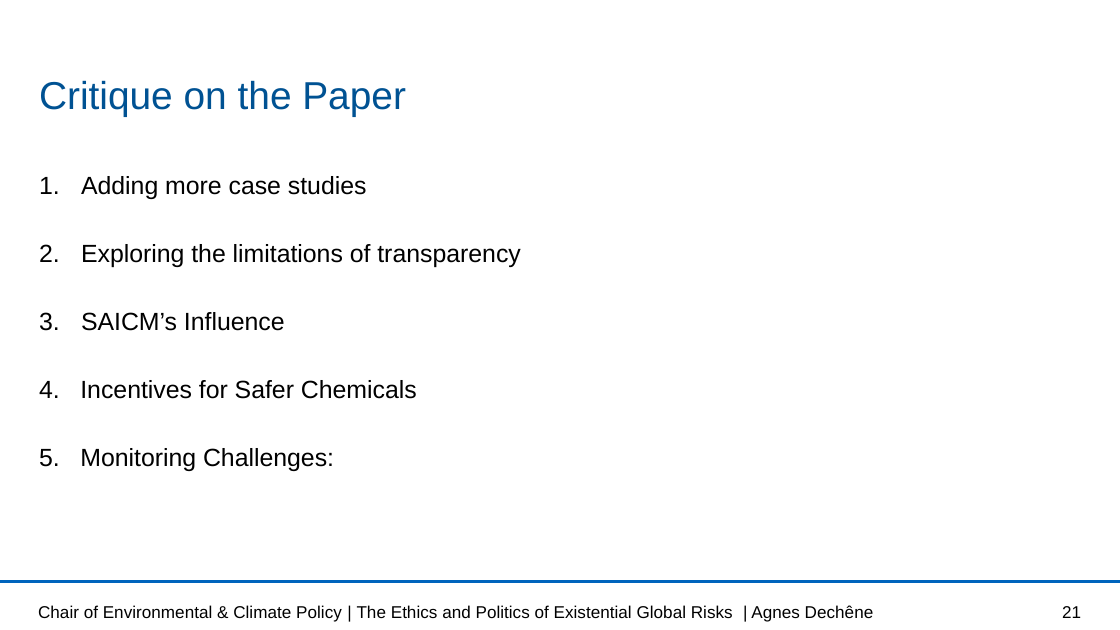
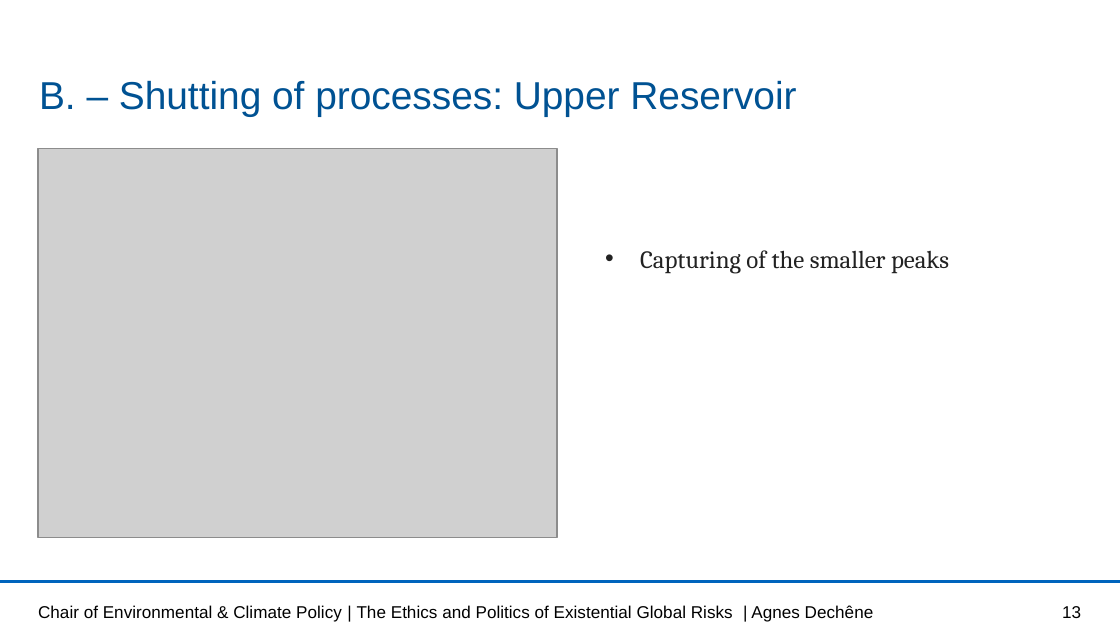
Before and after one commit to lisab00/UncertaintyQuantificationHydrology, a slide deck: slide 13 of MMUQ_task1.pptx (slide 21 before the commit). Drawn at 1120x630 pixels with LibreOffice and Linux fonts; fonts in the diff are those of the drawing; grey boxes stand for pictures; background and template pictures are left out. Boxes give left, top, right and bottom in pixels: in the first picture for what was removed or moved away, otherwise in the second. Text is boxed around its words. In the diff, an @@ line names an element or a change of style, - is before the commit and + after.

```diff
--- a/MMUQ_task1.pptx
+++ b/MMUQ_task1.pptx
@@ title at bbox=[39, 80, 796, 116]: text changed @@
-Critique on the Paper
+B. – Shutting of processes: Upper Reservoir
@@ picture added at bbox=[38, 148, 557, 538] @@
@@ text at bbox=[640, 250, 949, 273]: text changed; font Arial to Cambria; text colour #000000 to #222222 @@
-1. Adding more case studies
-2. Exploring the limitations of transparency
-3. SAICM’s Influence
-4. Incentives for Safer Chemicals
-5. Monitoring Challenges:
+• Capturing of the smaller peaks
@@ page number at bbox=[1062, 606, 1081, 618]: text changed @@
-21
+13
```
Also in this commit, not shown: 4 other slides changed, 4 slides added, 23 slides removed.
